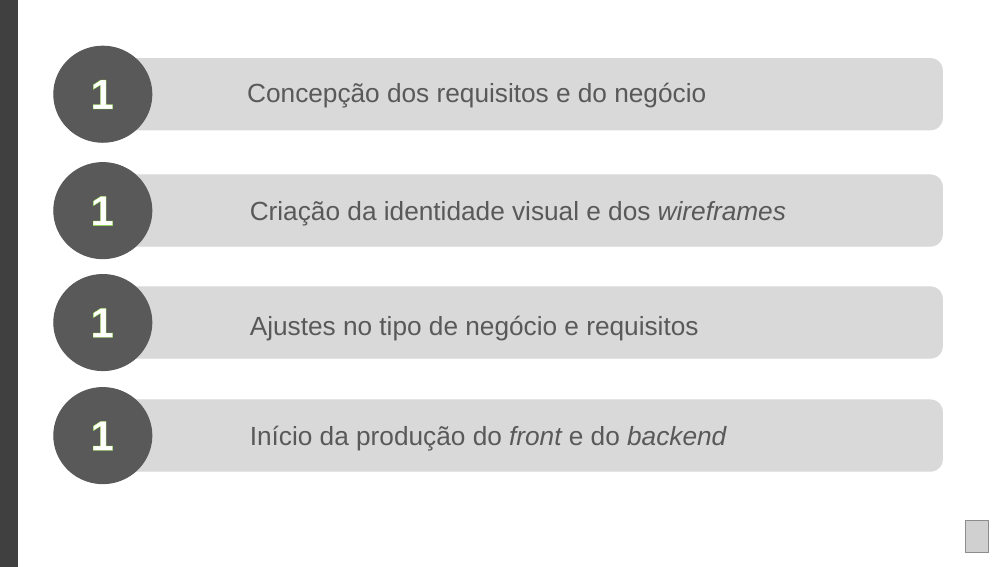
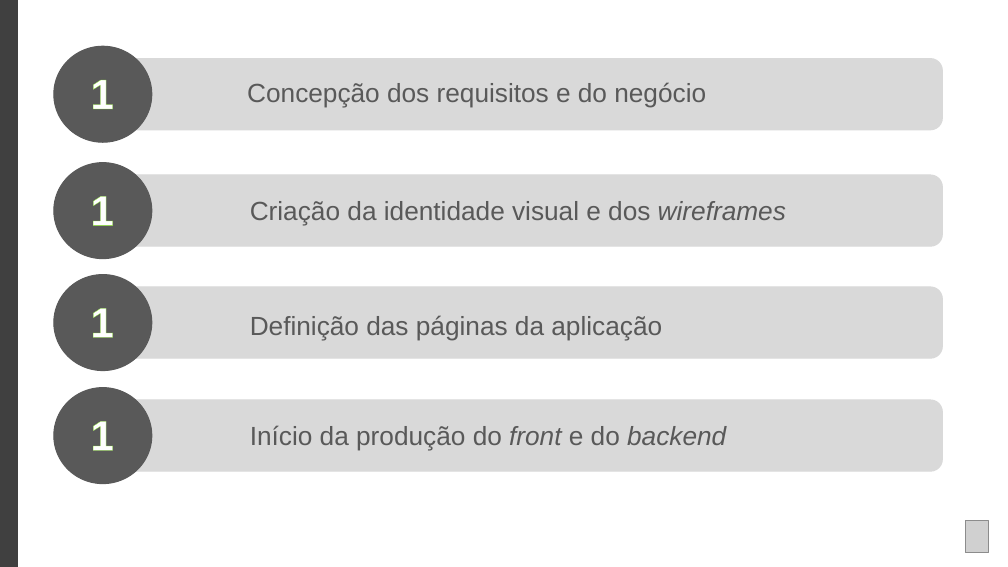
Before and after one commit to Tamirespaquino/BreakingWaste, a slide deck: slide 9 of Apresentação BW (1).pptx. Drawn at 1008x567 pixels with LibreOffice and Linux fonts; fonts in the diff are those of the drawing; grey boxes stand for pictures. Boxes give left, top, right and bottom in pixels: in the first picture for what was removed or moved away, otherwise in the second. Text is boxed around its words. In the diff, an @@ line names an element or a change of style, - is before the commit and + after.

```diff
--- a/Apresentação BW (1).pptx
+++ b/Apresentação BW (1).pptx
@@ text at (x1=250, y1=315, x2=662, y2=340): text changed @@
-Ajustes no tipo de negócio e requisitos
+Definição das páginas da aplicação
```
Also in this commit, not shown: 3 other slides changed, 30 other files.
